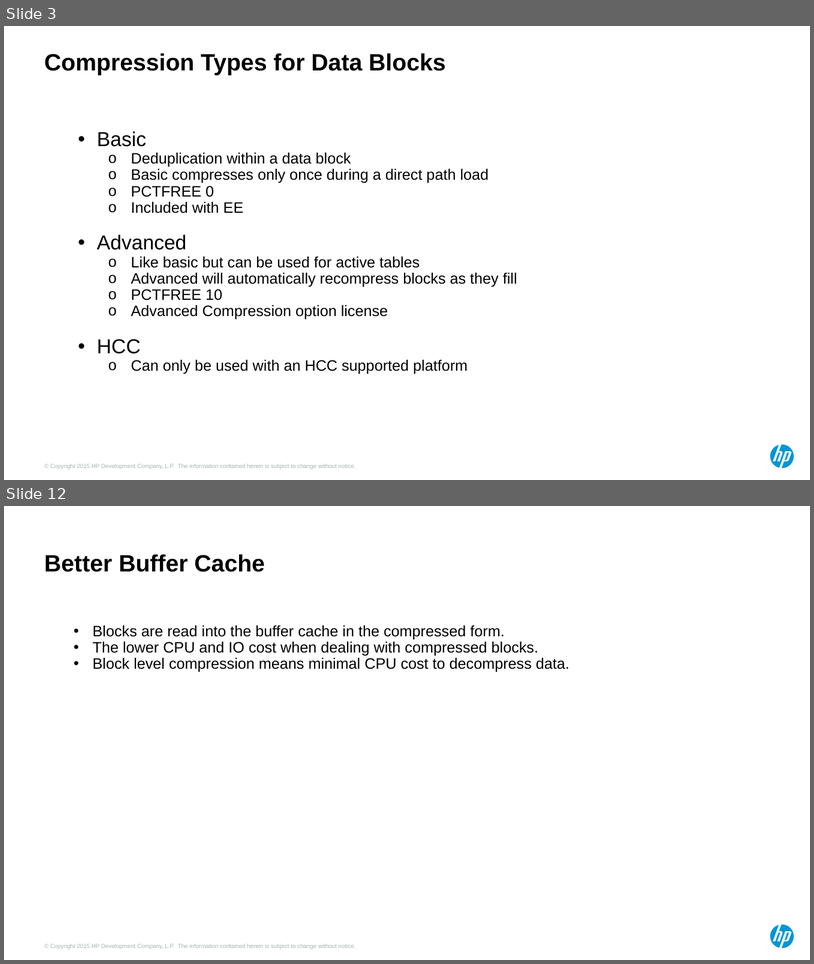
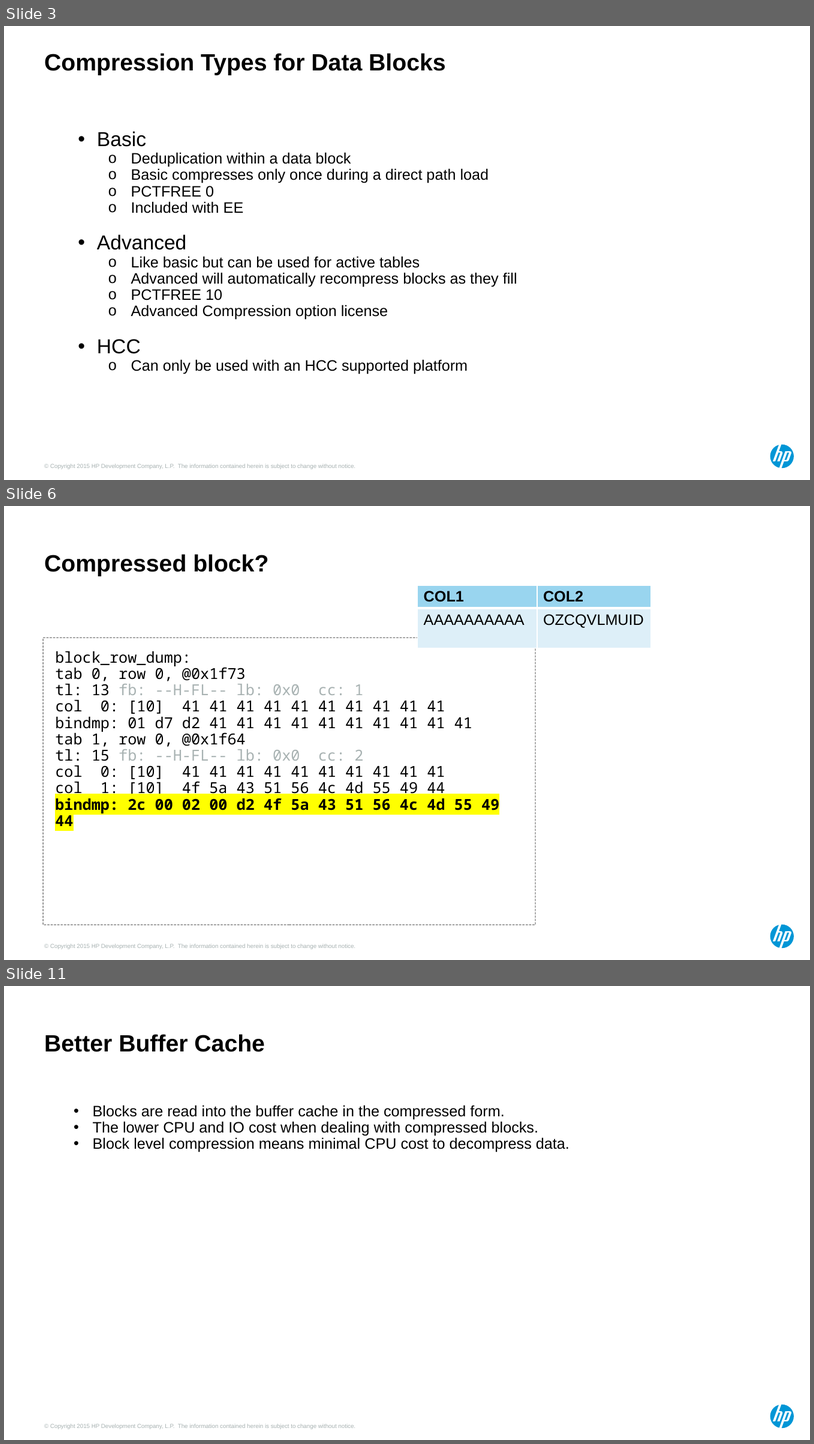
Before and after one commit to Dyland28/HP-Data-Compression, a slide deck: compression_sand_weiss_hotsos_2018.pptx. Shown one above the other, each under a label of ours: slides 3 and 12 before the commit, slides 3, 6 and 11 after it; the slides between them are not shown. The pictures are 814x964 and 814x1444 pixels, drawn with LibreOffice and Linux fonts; fonts in the diff are those of the drawing. Boxes give left, top, right and bottom in pixels: in the first picture for what was removed or moved away, otherwise in the second. Text is boxed around its words. In the diff, an @@ line names an element or a change of style, - is before the commit and + after.

```diff
--- a/compression_sand_weiss_hotsos_2018.pptx
+++ b/compression_sand_weiss_hotsos_2018.pptx
@@ slide 6 added at bbox=[4, 506, 810, 960], background #FFFFFF; not listed: 2 template elements that a slide beside it also shows @@
@@ title added at bbox=[44, 554, 269, 576], 28 pt, text #000000, bold @@
+Compressed block?
@@ table added at bbox=[418, 585, 651, 652], 2 rows, 2 columns @@
+COL1 | COL2
+AAAAAAAAAA | OZCQVLMUID
@@ rectangle added at bbox=[44, 638, 536, 925], outline #000000 1 pt dashed, 18 pt, text #000000 @@
+block_row_dump:
+tab 0, row 0, @0x1f73
+tl: 13 fb: --H-FL-- lb: 0x0 cc: 1
+col 0: [10] 41 41 41 41 41 41 41 41 41 41
+bindmp: 01 d7 d2 41 41 41 41 41 41 41 41 41 41
+tab 1, row 0, @0x1f64
+tl: 15 fb: --H-FL-- lb: 0x0 cc: 2
+col 0: [10] 41 41 41 41 41 41 41 41 41 41
+col 1: [10] 4f 5a 43 51 56 4c 4d 55 49 44
+bindmp: 2c 00 02 00 d2 4f 5a 43 51 56 4c 4d 55 49 44
@@ what was slide 12 is now slide 11 @@
```
Also in this commit, not shown: 6 slides changed, 2 slides removed.
